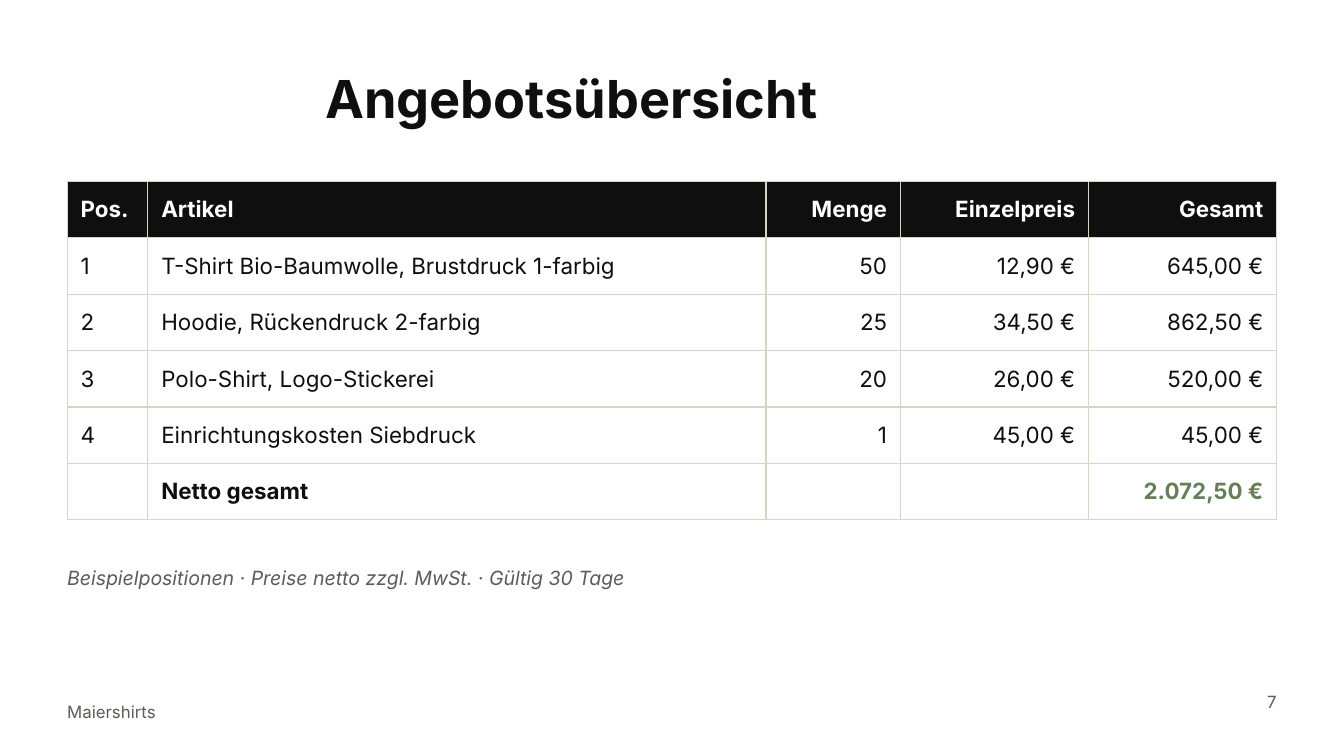
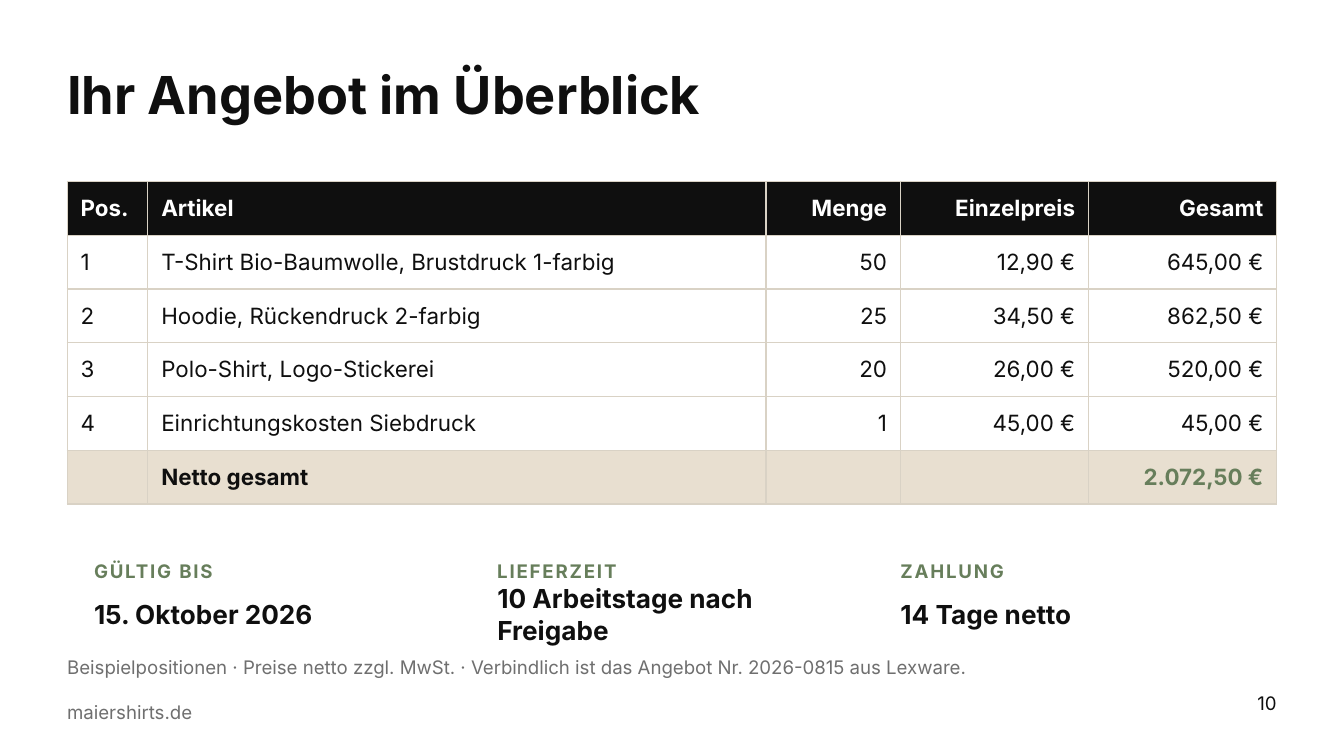
Before and after one commit to sm6161-eng/lexware-angebot-tool, a slide deck: slide 10 of presentation/dist/Maiershirts_Master.potx (slide 7 before the commit). Drawn at 1344x756 pixels with LibreOffice and Linux fonts; fonts in the diff are those of the drawing; background and template pictures are left out. Boxes give left, top, right and bottom in pixels: in the first picture for what was removed or moved away, otherwise in the second. Text is boxed around its words. In the diff, an @@ line names an element or a change of style, - is before the commit and + after.

```diff
--- a/presentation/dist/Maiershirts_Master.potx
+++ b/presentation/dist/Maiershirts_Master.potx
@@ title added at (67,70,700,125), 28 pt, text #0F0F0F, bold @@
+Ihr Angebot im Überblick
@@ title removed at (325,78,817,129) @@
-Angebotsübersicht
@@ table at (67,181,1277,494) @@
@@ fill #FFFFFF to #E8DFD0 in row 6 @@
@@ text added at (94,562,212,578), 10 pt, text #677E5B, bold @@
+GÜLTIG BIS
@@ text added at (497,564,616,578), 10 pt, text #677E5B, bold @@
+LIEFERZEIT
@@ text added at (900,564,1003,578), 10 pt, text #677E5B, bold @@
+ZAHLUNG
@@ text removed at (67,570,624,589) @@
-Beispielpositionen · Preise netto zzgl. MwSt. · Gültig 30 Tage
@@ text added at (497,588,752,646), 14 pt, text #0F0F0F, bold @@
+10 Arbeitstage nach Freigabe
@@ text added at (94,604,313,625), 14 pt, text #0F0F0F, bold @@
+15. Oktober 2026
@@ text added at (900,605,1072,630), 14 pt, text #0F0F0F, bold @@
+14 Tage netto
@@ text added at (67,660,966,678), 10 pt, text #0F0F0F at 60% opacity @@
+Beispielpositionen · Preise netto zzgl. MwSt. · Verbindlich ist das Angebot Nr. 2026-0815 aus Lexware.
@@ text at (67,705,192,719): text changed; size 9 to 10 pt; text colour #5C5C58 to #0F0F0F at 60% opacity @@
-Maiershirts
+maiershirts.de
@@ page number at (1257,696,1276,710): text changed; size 9 to 10 pt; text colour #5C5C58 to #0F0F0F @@
-7
+10
```
Also in this commit, not shown: 8 other slides changed, 6 slides added, 1 slide removed, 6 other files.
